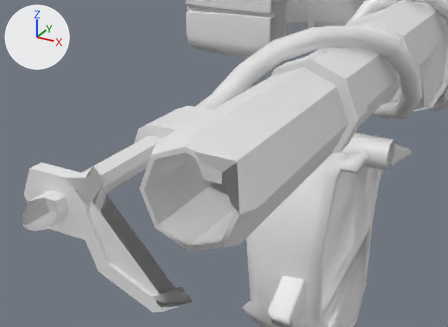
What one commit did to the Blender file robot.blend.
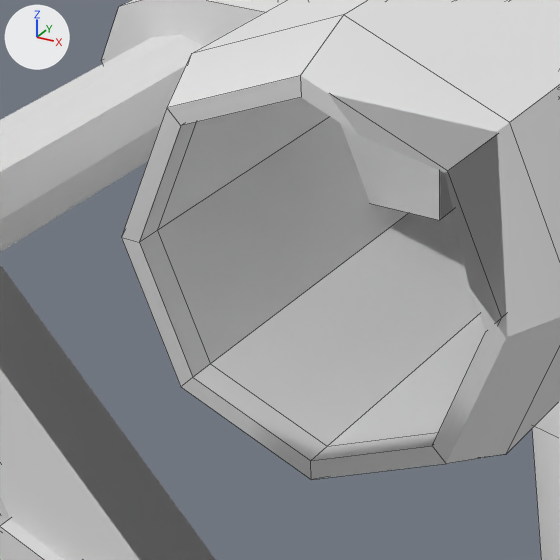
There are two pictures of each version: one from a 50 mm lens placed at (0.802, -2.175, 1.334), pointed at (0.445, -1.527, 1.01), one close up on the part from 24% to 57% of the width and 39% to 83% of the height. The axes (+X, +Y, +Z) are drawn at upper left. The lights are the same throughout. The close-ups show mesh edges as thin lines. Everything nearer to the camera than a plane just in front of the edit is cut away.

Before the edit, the objects in view are built like this:
```python
me_circle_030 = bpy.data.meshes.new('Circle.030')
me_circle_030.from_pydata(...)  # 64 vertices, 62 faces; spans x 0.569..0.857, y -0.146..0.161, z 0.643..0.857
me_circle_030.polygons.foreach_set('use_smooth', [True] * 62)
me_circle_031 = bpy.data.meshes.new('Circle.031')
me_circle_031.from_pydata(...)  # 214 vertices, 207 faces; spans x 0.652..0.848, y -0.025..1.17, z 0.511..0.849
me_circle_031.polygons.foreach_set('use_smooth', [True] * 207)
me_circle_032 = bpy.data.meshes.new('Circle.032')
me_circle_032.from_pydata(...)  # 14 vertices, 8 faces; spans x 0.5843..0.73, y 0.0954..0.194, z 0.717..0.783
me_circle_032.polygons.foreach_set('use_smooth', [True] * 8)
ob_arm_end = bpy.data.objects.new('arm_end', me_circle_031)
ob_arm_end.location = (-0.3, -1.6, 0.25)
ob_reticule = bpy.data.objects.new('reticule', me_circle_030)
ob_reticule.location = (-0.3, -1.6, 0.25)
ob_reticule_support = bpy.data.objects.new('reticule_support', me_circle_032)
ob_reticule_support.location = (-0.3, -1.6, 0.25)
# also in view: 'body' at (0.0, 0.034, -0.034); 'reticule_soap' at (0.451, -1.694, 1.0)
```
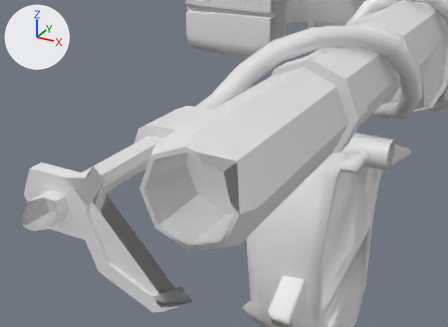
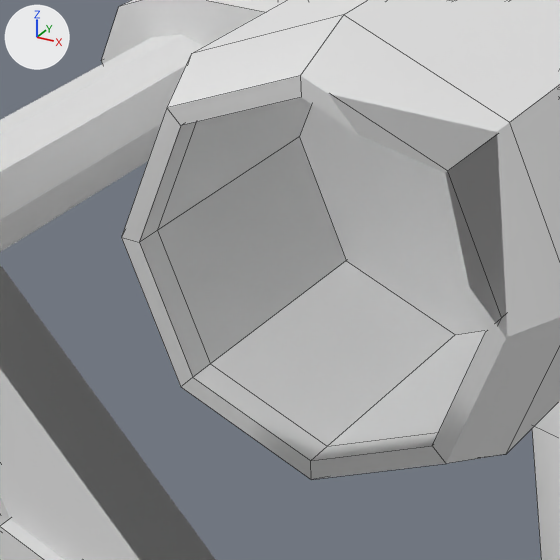
What differs and where, as boxes [x1, y1, x2, y2] in the close-ups (560 x 560 px):
'arm_end_black', added
    after: [299, 105, 485, 335]

Patch to the scene script:
```diff
--- a/robot.blend.py
+++ b/robot.blend.py
@@ me_circle_034 @@
+me_circle_034.from_pydata([(0.75, 0.0706, 0.8123), (0.706, 0.0706, 0.794), (0.6877, 0.0706, 0.75), (0.706, 0.0706, 0.706), (0.75, 0.0706, 0.6877), (0.794, 0.0706, 0.706), (0.8123, 0.0706, 0.75), (0.794, 0.0706, 0.794)], [], [(1, 0, 7, 6, 5, 4, 3, 2)])
+me_circle_034.polygons.foreach_set('use_smooth', [True] * 1)
@@ ob_arm_end_black @@
+ob_arm_end_black = bpy.data.objects.new('arm_end_black', me_circle_034)
+ob_arm_end_black.location = (-0.3, -1.6, 0.25)
```
